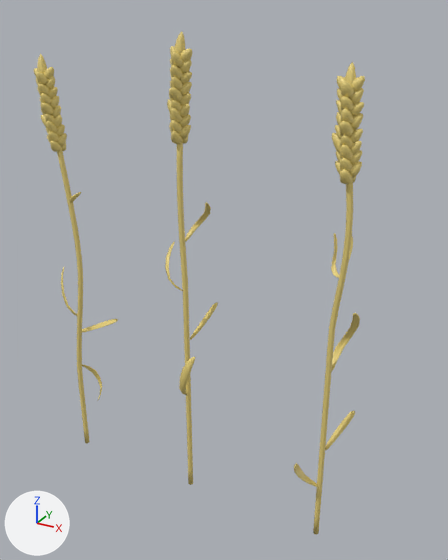
A saved change to the Blender file Assets/Models/Blender/wheat.blend.
The view is the same before and after, from a 50 mm lens placed at (1.99, -3.1, 3.24), pointed at (0.03, 0.47, 1.46). The axes (+X, +Y, +Z) are drawn at lower left. The lights are the same throughout.

The scene before the commit, as lines of its bpy script (objects in view):
```python
me_cube_001 = bpy.data.meshes.new('Cube.001')
me_cube_001.from_pydata(...)  # 1964 vertices, 1882 faces; spans x -0.3..0.15, y -0.14..0.12, z -2.61..0.43
me_cube_001.polygons.foreach_set('use_smooth', [True] * 1882)
me_cube_001.materials.append(mat_wheat)  # yellow #e7d17b
me_cube_003 = bpy.data.meshes.new('Cube.003')
me_cube_003.from_pydata(...)  # 1874 vertices, 1794 faces; spans x -0.14..0.22, y -0.2..0.12, z -2.61..0.41
me_cube_003.polygons.foreach_set('use_smooth', [True] * 1794)
me_cube_003.materials.append(mat_wheat)  # yellow #e7d17b
me_cube_040 = bpy.data.meshes.new('Cube.040')
me_cube_040.from_pydata(...)  # 1874 vertices, 1794 faces; spans x -0.18..0.15, y -0.16..0.16, z -2.61..0.56
me_cube_040.polygons.foreach_set('use_smooth', [True] * 1794)
me_cube_040.materials.append(mat_wheat)  # yellow #e7d17b
ob_wheat = bpy.data.objects.new('wheat', me_cube_040)
ob_wheat.location = (-0.001, 0.049, 2.568)
ob_wheat.rotation_euler = (0.0, 0.0, 1.571)  # degrees (0, 0, 90)
ob_wheat_001 = bpy.data.objects.new('wheat.001', me_cube_001)
ob_wheat_001.location = (0.999, 0.049, 2.568)
ob_wheat_001.rotation_euler = (0.0, 0.0, 1.571)  # degrees (0, 0, 90)
ob_wheat_002 = bpy.data.objects.new('wheat.002', me_cube_003)
ob_wheat_002.location = (-1.001, 0.049, 2.568)
ob_wheat_002.rotation_euler = (0.0, 0.0, 1.571)  # degrees (0, 0, 90)
```
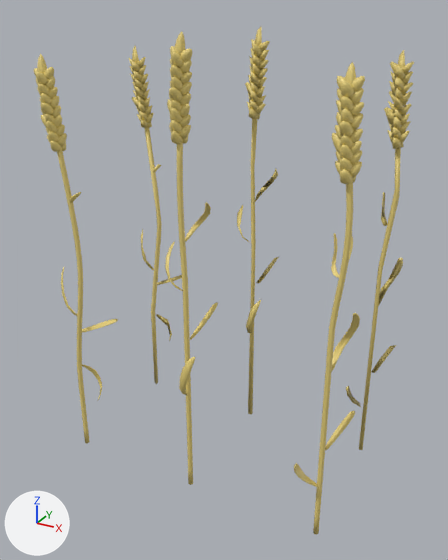
Boxes [x1, y1, x2, y2] around the edits, measured in the pictures (448 x 560 px):
'wheat.001_LOD1', added (yellow)
    after: [346, 50, 414, 450]
'wheat_LOD1', added (yellow)
    after: [237, 27, 279, 414]
'wheat.002_LOD1', added (yellow)
    after: [129, 46, 182, 384]

The change, as a diff of the scene's bpy script:
```diff
--- a/Assets/Models/Blender/wheat.blend.py
+++ b/Assets/Models/Blender/wheat.blend.py
@@ ob_wheat_001_lod1 @@
+ob_wheat_001_lod1 = bpy.data.objects.new('wheat.001_LOD1', me_cube_001)
+ob_wheat_001_lod1.location = (0.999, 1.049, 2.568)
+ob_wheat_001_lod1.rotation_euler = (0.0, 0.0, 1.571)  # degrees (0, 0, 90)
+_m = ob_wheat_001_lod1.modifiers.new('Decimate', 'DECIMATE')
+_m.ratio = 0.1
@@ ob_wheat_lod1 @@
+ob_wheat_lod1 = bpy.data.objects.new('wheat_LOD1', me_cube_040)
+ob_wheat_lod1.location = (-0.001, 1.049, 2.568)
+ob_wheat_lod1.rotation_euler = (0.0, 0.0, 1.571)  # degrees (0, 0, 90)
+_m = ob_wheat_lod1.modifiers.new('Decimate', 'DECIMATE')
+_m.ratio = 0.1
@@ ob_wheat_002_lod1 @@
+ob_wheat_002_lod1 = bpy.data.objects.new('wheat.002_LOD1', me_cube_003)
+ob_wheat_002_lod1.location = (-1.001, 1.049, 2.568)
+ob_wheat_002_lod1.rotation_euler = (0.0, 0.0, 1.571)  # degrees (0, 0, 90)
+_m = ob_wheat_002_lod1.modifiers.new('Decimate', 'DECIMATE')
+_m.ratio = 0.1
```
